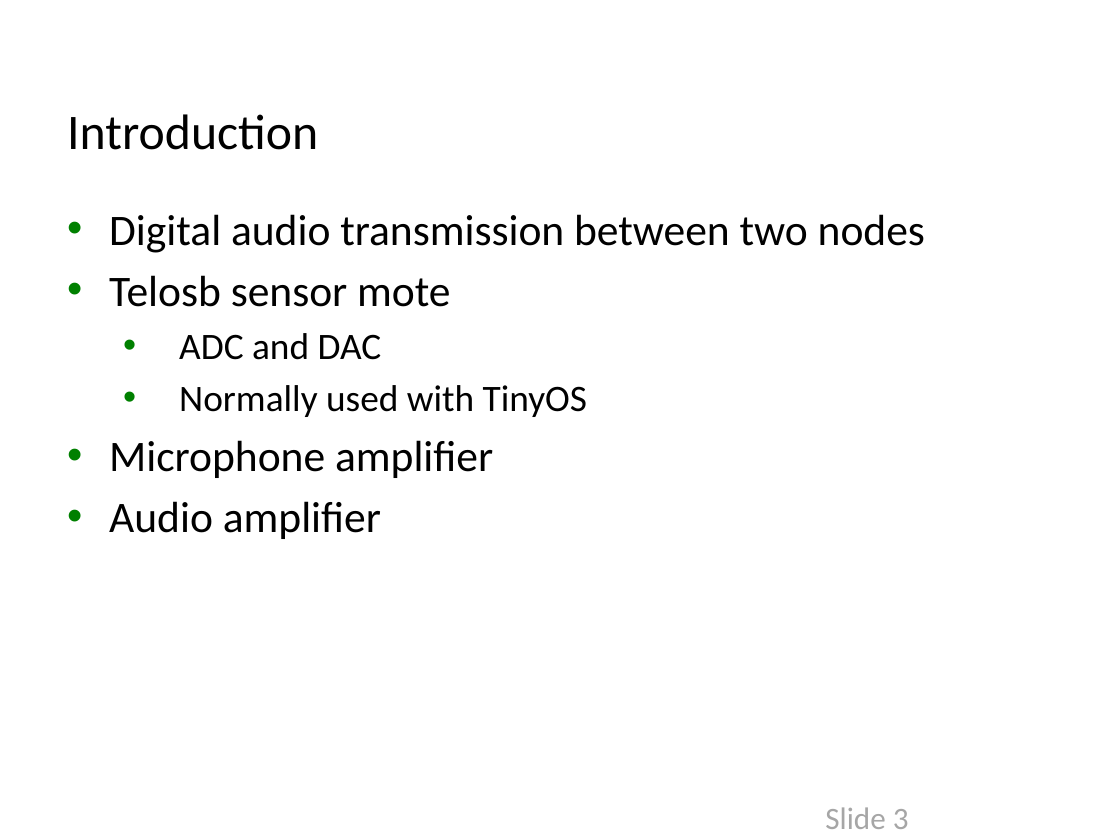
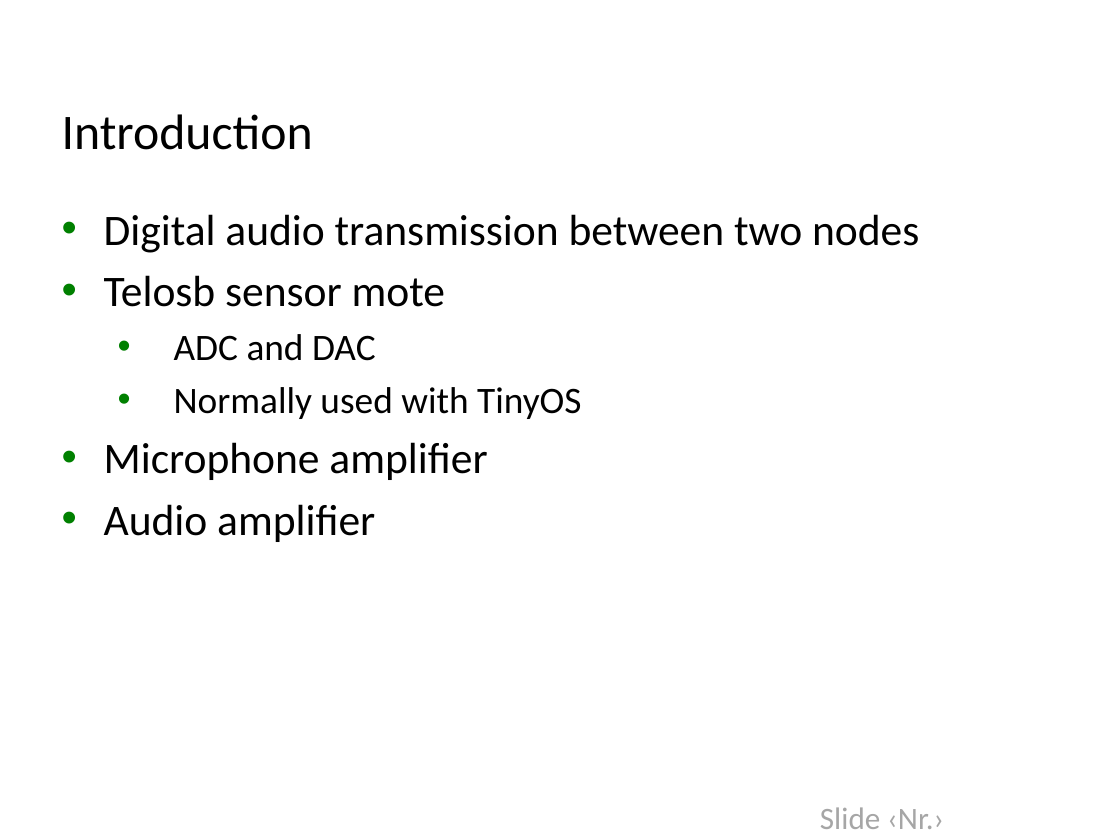
Before and after one commit to jarn0ld/smeagol-walkie-talkie, a slide deck: slide 3 of presentation/smeagol-new.pptx. Drawn at 1120x840 pixels with LibreOffice and Linux fonts; fonts in the diff are those of the drawing; background and template pictures are left out. Boxes give left, top, right and bottom in pixels: in the first picture for what was removed or moved away, otherwise in the second. Text is boxed around its words. In the diff, an @@ line names an element or a change of style, - is before the commit and + after.

```diff
--- a/presentation/smeagol-new.pptx
+++ b/presentation/smeagol-new.pptx
@@ title "Introduction": place and size @@
-title "Introduction" at [67,114,318,150]
+title "Introduction" at [62,114,313,150]
@@ text "Digital audio transmission between two ...": place and size @@
-text "Digital audio transmission between two ..." at [109,214,925,539]
+text "Digital audio transmission between two ..." at [104,214,919,542]
@@ text at [820,807,944,829]: text changed @@
-Slide 3
+Slide ‹Nr.›
```
Also in this commit, not shown: 10 other slides changed, 1 slide added, 1 slide removed.
